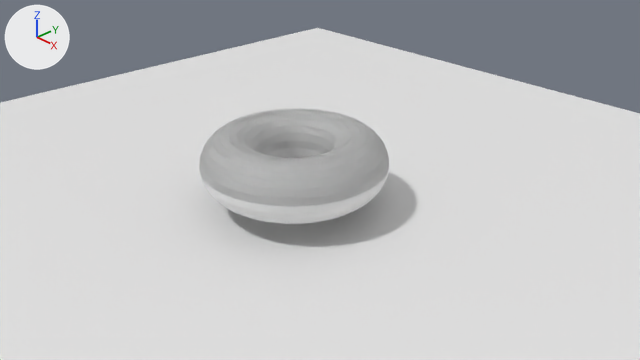
One commit to the Blender file untitled.blend: the scene before it, then after it.
Rendered twice from the file's camera 'Camera'. Lighting does not change. The marker at upper left points along +X, +Y and +Z.
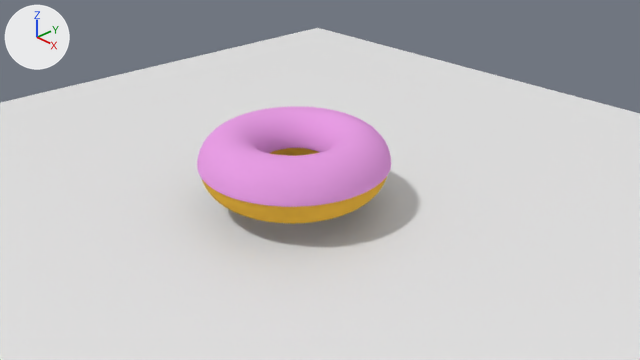
Boxes [x1, y1, x2, y2] around the edits, measured in the pictures (640 x 360 px):
'Torus.001', recoloured, modifiers changed (grey to orange): before [199, 109, 389, 224]; after [202, 148, 387, 224]
'Torus.000', recoloured, modifiers changed: before [330, 149, 372, 193]; after [197, 107, 391, 207]

What changed in the scene script:
```text
Add mat_material:
    mat_material = diffuse_material('Material')
    mat_material.base_color = (0.8, 0.449, 0.0497)  # orange #e7b33f
Add mat_material_001:
    mat_material_001 = diffuse_material('Material.001')
    mat_material_001.base_color = (0.8, 0.34, 0.771)  # pink #e79ee3
Change me_torus_005:
    where me_torus_005.from_pydata(...)  # 1248 vertices, 1152 faces; spans x -1.47..1.47, y -1.47..1.47, z 0.0..0.47
    add me_torus_005.materials.append(mat_material_001)  # pink #e79ee3
Change me_torus_001:
    where me_torus_001.from_pydata(...)  # 2304 vertices, 2304 faces; spans x -1.47..1.47, y -1.47..1.47, z -0.47..0.47
    add me_torus_001.materials.append(mat_material)  # orange #e7b33f
Change ob_torus_000:
    add _m = ob_torus_000.modifiers.new('Solidify', 'SOLIDIFY')
    add _m.thickness = -0.037
    add _m.nonmanifold_thickness_mode = 'FIXED'
    add _m.nonmanifold_merge_threshold = 0.0003
    add _m = ob_torus_000.modifiers.new('Subsurf', 'SUBSURF')
    add _m.levels = 2
Change ob_torus_001:
    add _m = ob_torus_001.modifiers.new('Subsurf', 'SUBSURF')
```
